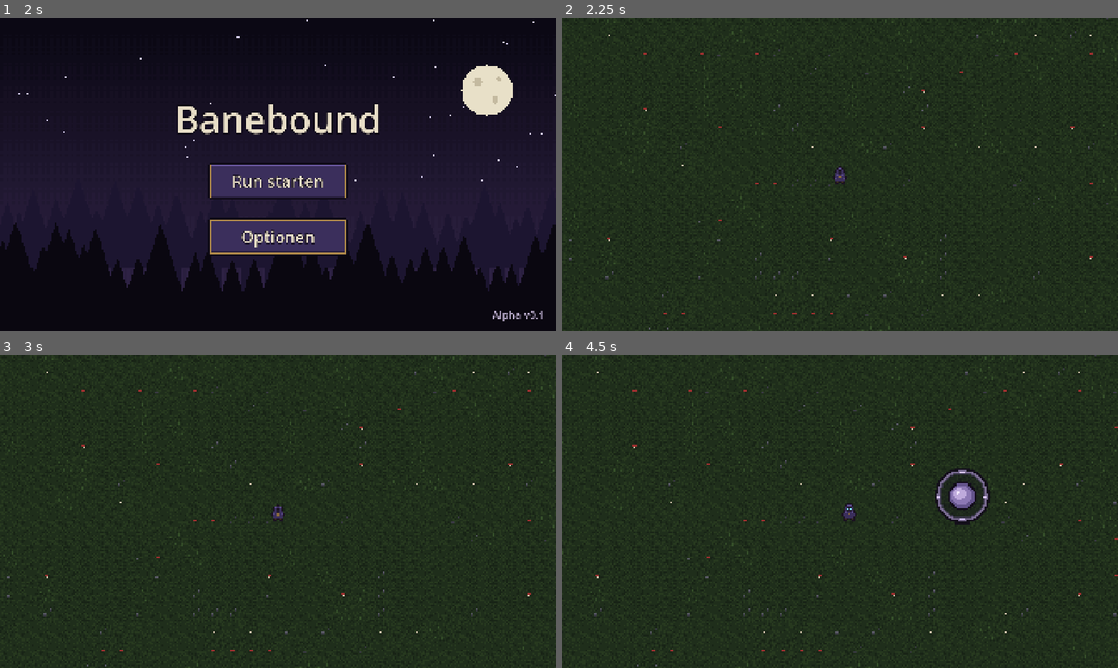
Above: before the commit, frames 1-4 (two rows, left to right).
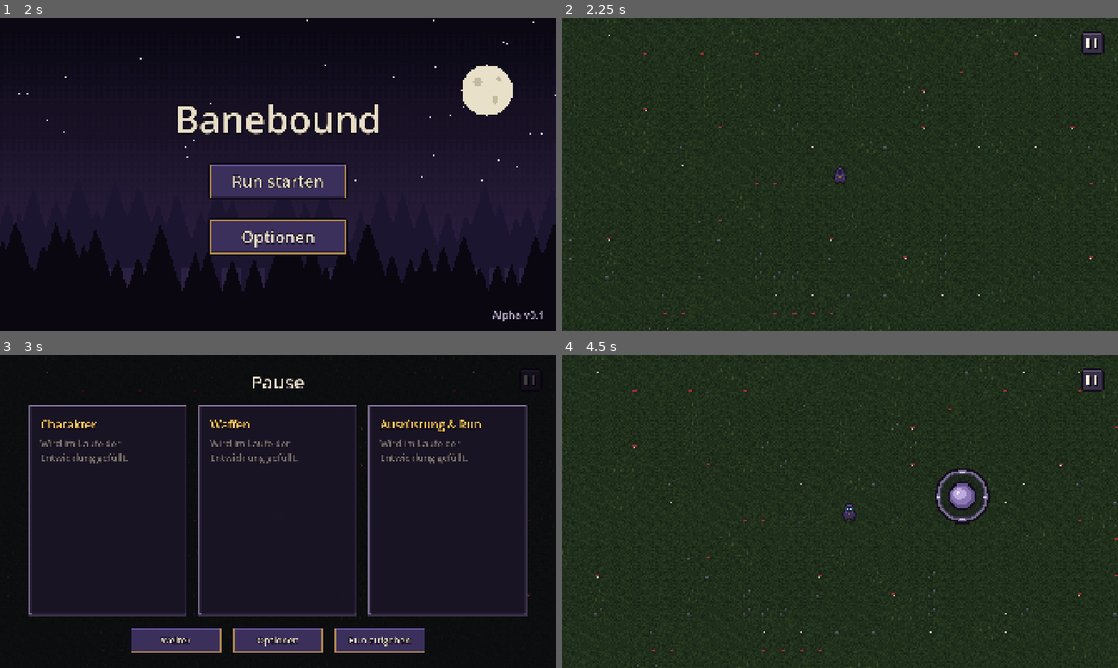
Above: after the commit, the same moments.

Repository: Slydee23/android-bullet-heaven
Game: Godot game, scene res://ui/main_menu.tscn
Same seed, same stepped clock (60 frames per second), same inputs: the game is played once before the commit and once after it.
Inputs (mouse positions are in pixels of both pictures, inside the frame that each line leads up to):
- Up to frame 1 (2 s): click "Optionen" at 0.5 s; click "Zurück" at 1.25 s
- Up to frame 2 (2.25 s): click "Run starten" at 2 s
- Up to frame 3 (3 s): click (528, 380) at 2.77 s
- Up to frame 4 (4.5 s): click (739, 639) at 3.5 s, where only the run after the commit has a clickable "Weiter"; tap Enter at 4.25 s; move the mouse to (962, 495) at 4.27 s; hold D from 4.28 s (still down); click (962, 495) at 4.42 s

Frame 1 is identical in both runs. In frame 2, 0.3% of the frame differs, in the area x 93-98%, y 4-12%; in frame 3, 91%, in the area x 0-100%, y 0-100%; in frame 4, 0.3%.

Commit message:
M2c: pause/status screen, pause button, back gesture handling
Co-Authored-By: Claude Opus 5.5 <noreply@anthropic.com>

Diff:
--- a/localization/translations.csv
+++ b/localization/translations.csv
@@ -12,3 +12,11 @@
 OPTIONS_SIDE_RIGHT,Rechts
 OPTIONS_SIDE_BOTH,Beide
 OPTIONS_JOYSTICK_OPACITY,Transparenz
+PAUSE_TITLE,Pause
+PAUSE_COLUMN_CHARACTER,Charakter
+PAUSE_COLUMN_WEAPONS,Waffen
+PAUSE_COLUMN_RUN,Ausrüstung & Run
+PAUSE_COMING_SOON,Wird im Laufe der Entwicklung gefüllt.
+PAUSE_RESUME,Weiter
+PAUSE_ABANDON,Run aufgeben
+PAUSE_ABANDON_CONFIRM,Wirklich aufgeben?
--- a/project.godot
+++ b/project.godot
@@ -13,13 +13,14 @@
 config/name="Banebound"
 config/version="Alpha v0.1"
 run/main_scene="res://ui/main_menu.tscn"
+config/quit_on_go_back=false
 config/features=PackedStringArray("4.7", "Mobile")
 config/icon="res://icon.svg"
-config/quit_on_go_back=false
 
 [autoload]
 
 Settings="*res://scripts/settings.gd"
+BackGesture="*res://scripts/back_gesture.gd"
 
 [display]
 
--- a/scenes/run.tscn
+++ b/scenes/run.tscn
@@ -3,6 +3,7 @@
 [ext_resource type="Script" uid="uid://bbto074oje1o2" path="res://scripts/run.gd" id="1_script"]
 [ext_resource type="PackedScene" path="res://scenes/player.tscn" id="2_player"]
 [ext_resource type="Script" path="res://scripts/touch_joystick.gd" id="3_joystick"]
+[ext_resource type="Texture2D" path="res://assets/ui/pause_button.png" id="4_pause"]
 
 [node name="Run" type="Node2D" unique_id=439059942]
 script = ExtResource("1_script")
@@ -24,3 +25,17 @@
 grow_vertical = 2
 mouse_filter = 2
 script = ExtResource("3_joystick")
+
+[node name="PauseButton" type="TextureButton" parent="HUD" groups=["joystick_blocker"]]
+layout_mode = 3
+anchors_preset = 1
+anchor_left = 1.0
+anchor_right = 1.0
+offset_left = -128.0
+offset_top = 48.0
+offset_right = -48.0
+offset_bottom = 128.0
+grow_horizontal = 0
+texture_normal = ExtResource("4_pause")
+ignore_texture_size = true
+stretch_mode = 0
--- /dev/null
+++ b/scripts/back_gesture.gd
@@ -0,0 +1,11 @@
+extends Node
+## Autoload "BackGesture": übersetzt die Android-Zurück-Geste in die Aktion "ui_cancel" (wie Esc am PC).
+## Menüs reagieren dadurch nur auf "ui_cancel", und immer nur das oberste offene Menü bekommt sie.
+
+
+func _notification(what: int) -> void:
+	if what == NOTIFICATION_WM_GO_BACK_REQUEST:
+		var event := InputEventAction.new()
+		event.action = &"ui_cancel"
+		event.pressed = true
+		Input.parse_input_event(event)
--- a/scripts/options_menu.gd
+++ b/scripts/options_menu.gd
@@ -1,5 +1,5 @@
 extends Control
-## Optionsmenü: wird aus dem Hauptmenü (und ab 2c aus der Pause) geöffnet und schließt sich selbst.
+## Optionsmenü: wird aus dem Hauptmenü und aus der Pause geöffnet und schließt sich selbst.
 
 signal closed
 
@@ -53,14 +53,9 @@
 
 
 func _unhandled_input(event: InputEvent) -> void:
+	# Esc am PC bzw. Zurück-Geste am Handy (siehe BackGesture)
 	if event.is_action_pressed("ui_cancel"):
 		get_viewport().set_input_as_handled()
-		close()
-
-
-func _notification(what: int) -> void:
-	# Zurück-Geste bzw. Zurück-Taste unter Android
-	if what == NOTIFICATION_WM_GO_BACK_REQUEST:
 		close()
 
 
--- /dev/null
+++ b/scripts/pause_menu.gd
@@ -0,0 +1,50 @@
+extends Control
+## Pause-/Statusbildschirm: hält das Spiel an, zeigt den Run-Status (ab M3) und führt zu Optionen oder zurück ins Hauptmenü.
+
+signal closed
+
+const PixelUI := preload("res://scripts/pixel_ui.gd")
+const OPTIONS_MENU := preload("res://ui/options_menu.tscn")
+const MAIN_MENU := "res://ui/main_menu.tscn"
+
+## Zweites Antippen von „Run aufgeben“ bestätigt (schützt vor versehentlichem Aufgeben)
+var _abandon_armed := false
+
+@onready var resume_button: Button = %ResumeButton
+@onready var options_button: Button = %OptionsButton
+@onready var abandon_button: Button = %AbandonButton
+
+
+func _ready() -> void:
+	theme = PixelUI.make_theme()
+	get_tree().paused = true
+	resume_button.pressed.connect(close)
+	options_button.pressed.connect(_on_options_pressed)
+	abandon_button.pressed.connect(_on_abandon_pressed)
+
+
+func close() -> void:
+	get_tree().paused = false
+	closed.emit()
+	queue_free()
+
+
+func _unhandled_input(event: InputEvent) -> void:
+	# Esc am PC bzw. Zurück-Geste am Handy: weiterspielen
+	if event.is_action_pressed("ui_cancel"):
+		get_viewport().set_input_as_handled()
+		close()
+
+
+func _on_options_pressed() -> void:
+	add_child(OPTIONS_MENU.instantiate())
+
+
+func _on_abandon_pressed() -> void:
+	if not _abandon_armed:
+		_abandon_armed = true
+		abandon_button.text = "PAUSE_ABANDON_CONFIRM"
+		return
+	# Bis M8 geht der Run dabei verloren
+	get_tree().paused = false
+	get_tree().change_scene_to_file(MAIN_MENU)
--- a/scripts/run.gd
+++ b/scripts/run.gd
@@ -10,12 +10,17 @@
 
 const GROUND_TEXTURE := preload("res://assets/tiles/forest_ground.png")
 const PROPS_TEXTURE := preload("res://assets/tiles/forest_props.png")
+const PAUSE_MENU := preload("res://ui/pause_menu.tscn")
+
+var _pause_menu: Control
 
 @onready var ground: TileMapLayer = $Ground
 @onready var props: Node2D = $Props
 @onready var player: Player = $Player
 @onready var camera: Camera2D = $Player/Camera2D
 @onready var joystick: TouchJoystick = $HUD/TouchJoystick
+@onready var hud: CanvasLayer = $HUD
+@onready var pause_button: TextureButton = $HUD/PauseButton
 
 
 func _ready() -> void:
@@ -33,6 +38,23 @@
 	camera.limit_right = int(arena.size.x)
 	camera.limit_bottom = int(arena.size.y)
 	camera.call_deferred("reset_smoothing")
+
+	pause_button.pressed.connect(open_pause_menu)
+
+
+func _unhandled_input(event: InputEvent) -> void:
+	# Esc am PC bzw. Zurück-Geste am Handy öffnet die Pause
+	if event.is_action_pressed("ui_cancel"):
+		get_viewport().set_input_as_handled()
+		open_pause_menu()
+
+
+func open_pause_menu() -> void:
+	if _pause_menu:
+		return
+	_pause_menu = PAUSE_MENU.instantiate()
+	_pause_menu.tree_exited.connect(func() -> void: _pause_menu = null)
+	hud.add_child(_pause_menu)
 
 
 func _build_ground() -> void:
--- a/scripts/touch_joystick.gd
+++ b/scripts/touch_joystick.gd
@@ -15,6 +15,8 @@
 const DEADZONE := 0.15
 ## Durchsichtigkeit des festen Joysticks, solange er nicht berührt wird
 const IDLE_ALPHA := 0.5
+## Controls in dieser Gruppe (z. B. Pause-Knopf) starten keinen Joystick
+const BLOCKER_GROUP := &"joystick_blocker"
 
 ## Laufrichtung, Länge 0..1
 var output := Vector2.ZERO
@@ -43,6 +45,9 @@
 
 
 func _can_start_at(pos: Vector2) -> bool:
+	for blocker: Control in get_tree().get_nodes_in_group(BLOCKER_GROUP):
+		if blocker.is_visible_in_tree() and blocker.get_global_rect().has_point(pos):
+			return false
 	if Settings.joystick_mode == Settings.JoystickMode.FIXED:
 		# Etwas großzügiger als der Ring, damit man ihn leicht trifft
 		return pos.distance_to(_fixed_center()) < _radius() * 1.5
@@ -99,3 +104,6 @@
 func _notification(what: int) -> void:
 	if what == NOTIFICATION_RESIZED:
 		queue_redraw()
+	elif what == NOTIFICATION_PAUSED:
+		# Während der Pause kommt das Loslassen des Daumens hier nicht an
+		_release()
--- /dev/null
+++ b/ui/pause_menu.tscn
@@ -0,0 +1,132 @@
+[gd_scene format=3]
+
+[ext_resource type="Script" path="res://scripts/pause_menu.gd" id="1_script"]
+
+[node name="PauseMenu" type="Control"]
+process_mode = 3
+layout_mode = 3
+anchors_preset = 15
+anchor_right = 1.0
+anchor_bottom = 1.0
+grow_horizontal = 2
+grow_vertical = 2
+script = ExtResource("1_script")
+
+[node name="Backdrop" type="ColorRect" parent="."]
+layout_mode = 1
+anchors_preset = 15
+anchor_right = 1.0
+anchor_bottom = 1.0
+grow_horizontal = 2
+grow_vertical = 2
+color = Color(0.02, 0.01, 0.04, 0.75)
+
+[node name="Margin" type="MarginContainer" parent="."]
+layout_mode = 1
+anchors_preset = 15
+anchor_right = 1.0
+anchor_bottom = 1.0
+grow_horizontal = 2
+grow_vertical = 2
+theme_override_constants/margin_left = 96
+theme_override_constants/margin_top = 48
+theme_override_constants/margin_right = 96
+theme_override_constants/margin_bottom = 48
+
+[node name="Layout" type="VBoxContainer" parent="Margin"]
+layout_mode = 2
+theme_override_constants/separation = 32
+
+[node name="Title" type="Label" parent="Margin/Layout"]
+layout_mode = 2
+theme_override_font_sizes/font_size = 64
+text = "PAUSE_TITLE"
+horizontal_alignment = 1
+
+[node name="Columns" type="HBoxContainer" parent="Margin/Layout"]
+layout_mode = 2
+size_flags_vertical = 3
+theme_override_constants/separation = 32
+
+[node name="CharacterColumn" type="PanelContainer" parent="Margin/Layout/Columns"]
+layout_mode = 2
+size_flags_horizontal = 3
+
+[node name="Content" type="VBoxContainer" parent="Margin/Layout/Columns/CharacterColumn"]
+layout_mode = 2
+theme_override_constants/separation = 16
+
+[node name="Header" type="Label" parent="Margin/Layout/Columns/CharacterColumn/Content"]
+layout_mode = 2
+theme_override_colors/font_color = Color(1, 0.8, 0.35, 1)
+theme_override_font_sizes/font_size = 40
+text = "PAUSE_COLUMN_CHARACTER"
+
+[node name="Placeholder" type="Label" parent="Margin/Layout/Columns/CharacterColumn/Content"]
+modulate = Color(1, 1, 1, 0.5)
+layout_mode = 2
+text = "PAUSE_COMING_SOON"
+autowrap_mode = 3
+
+[node name="WeaponsColumn" type="PanelContainer" parent="Margin/Layout/Columns"]
+layout_mode = 2
+size_flags_horizontal = 3
+
+[node name="Content" type="VBoxContainer" parent="Margin/Layout/Columns/WeaponsColumn"]
+layout_mode = 2
+theme_override_constants/separation = 16
+
+[node name="Header" type="Label" parent="Margin/Layout/Columns/WeaponsColumn/Content"]
+layout_mode = 2
+theme_override_colors/font_color = Color(1, 0.8, 0.35, 1)
+theme_override_font_sizes/font_size = 40
+text = "PAUSE_COLUMN_WEAPONS"
+
+[node name="Placeholder" type="Label" parent="Margin/Layout/Columns/WeaponsColumn/Content"]
+modulate = Color(1, 1, 1, 0.5)
+layout_mode = 2
+text = "PAUSE_COMING_SOON"
+autowrap_mode = 3
+
+[node name="RunColumn" type="PanelContainer" parent="Margin/Layout/Columns"]
+layout_mode = 2
+size_flags_horizontal = 3
+
+[node name="Content" type="VBoxContainer" parent="Margin/Layout/Columns/RunColumn"]
+layout_mode = 2
+theme_override_constants/separation = 16
+
+[node name="Header" type="Label" parent="Margin/Layout/Columns/RunColumn/Content"]
+layout_mode = 2
+theme_override_colors/font_color = Color(1, 0.8, 0.35, 1)
+theme_override_font_sizes/font_size = 40
+text = "PAUSE_COLUMN_RUN"
+
+[node name="Placeholder" type="Label" parent="Margin/Layout/Columns/RunColumn/Content"]
+modulate = Color(1, 1, 1, 0.5)
+layout_mode = 2
+text = "PAUSE_COMING_SOON"
+autowrap_mode = 3
+
+[node name="Buttons" type="HBoxContainer" parent="Margin/Layout"]
+layout_mode = 2
+alignment = 1
+theme_override_constants/separation = 32
+
+[node name="ResumeButton" type="Button" parent="Margin/Layout/Buttons"]
+unique_name_in_owner = true
+custom_minimum_size = Vector2(320, 96)
+layout_mode = 2
+text = "PAUSE_RESUME"
+
+[node name="OptionsButton" type="Button" parent="Margin/Layout/Buttons"]
+unique_name_in_owner = true
+custom_minimum_size = Vector2(320, 96)
+layout_mode = 2
+text = "MENU_OPTIONS"
+
+[node name="AbandonButton" type="Button" parent="Margin/Layout/Buttons"]
+unique_name_in_owner = true
+custom_minimum_size = Vector2(320, 96)
+layout_mode = 2
+text = "PAUSE_ABANDON"
Binary file added: assets/ui/pause_button.png
Not shown, added: assets/ui/pause_button.png.import
Binary file changed: localization/translations.de.translation
Not shown, added: scripts/back_gesture.gd.uid
Not shown, added: scripts/pause_menu.gd.uid
Not shown, changed: PLAN.md
